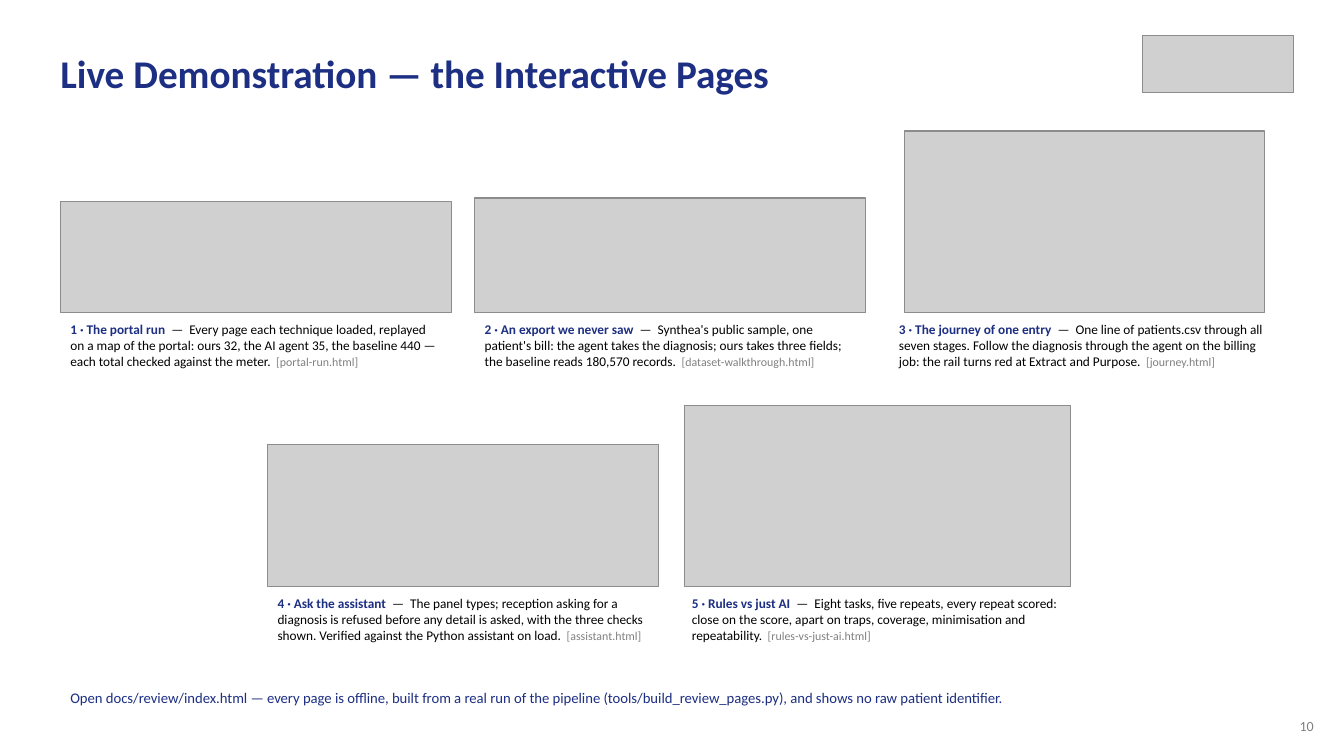
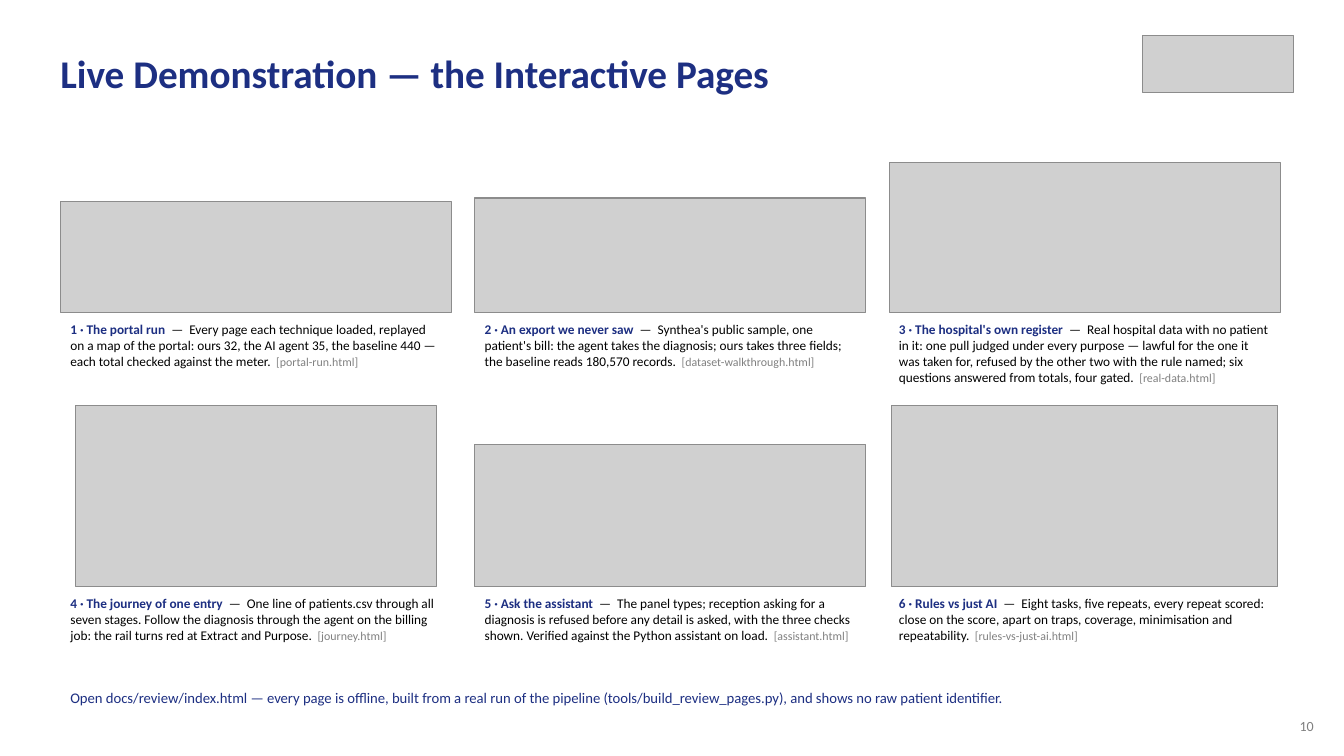
Before and after one commit to KAnanyaK/his-scraping-dpdp-project, a slide deck: slide 9 of Review-II.pptx. Drawn at 1344x756 pixels with LibreOffice and Linux fonts; fonts in the diff are those of the drawing; grey boxes stand for pictures. Boxes give left, top, right and bottom in pixels: in the first picture for what was removed or moved away, otherwise in the second. Text is boxed around its words. In the diff, an @@ line names an element or a change of style, - is before the commit and + after.

```diff
--- a/Review-II.pptx
+++ b/Review-II.pptx
@@ picture: place and size @@
-picture at <box>904,131,1264,313</box>
+picture at <box>889,162,1280,313</box>
@@ text at <box>899,324,1268,385</box>: text changed @@
-3 · The journey of one entry — One line of patients.csv through all seven stages. Follow the diagnosis through the agent on the billing job: the rail turns red at Extract and Purpose. [journey.html]
+3 · The hospital's own register — Real hospital data with no patient in it: one pull judged under every purpose — lawful for the one it was taken for, refused by the other two with the rule named; six questions answered from totals, four gated. [real-data.html]
@@ picture added at <box>76,405,436,587</box> @@
@@ picture: place and size @@
-picture at <box>685,405,1071,587</box>
+picture at <box>892,405,1278,587</box>
@@ picture: place and size @@
-picture at <box>267,445,658,587</box>
+picture at <box>475,445,866,587</box>
@@ text added at <box>70,598,433,643</box>, 9.5 pt, text #000000 @@
+4 · The journey of one entry — One line of patients.csv through all seven stages. Follow the diagnosis through the agent on the billing job: the rail turns red at Extract and Purpose. [journey.html]
@@ text at <box>485,598,850,643</box>: text changed @@
-4 · Ask the assistant — The panel types; reception asking for a diagnosis is refused before any detail is asked, with the three checks shown. Verified against the Python assistant on load. [assistant.html]
+5 · Ask the assistant — The panel types; reception asking for a diagnosis is refused before any detail is asked, with the three checks shown. Verified against the Python assistant on load. [assistant.html]
@@ text at <box>899,598,1264,642</box>: text changed @@
-5 · Rules vs just AI — Eight tasks, five repeats, every repeat scored: close on the score, apart on traps, coverage, minimisation and repeatability. [rules-vs-just-ai.html]
+6 · Rules vs just AI — Eight tasks, five repeats, every repeat scored: close on the score, apart on traps, coverage, minimisation and repeatability. [rules-vs-just-ai.html]
```
Also in this commit, not shown: 5 other slides changed, 1 slide added, 4 other files.
